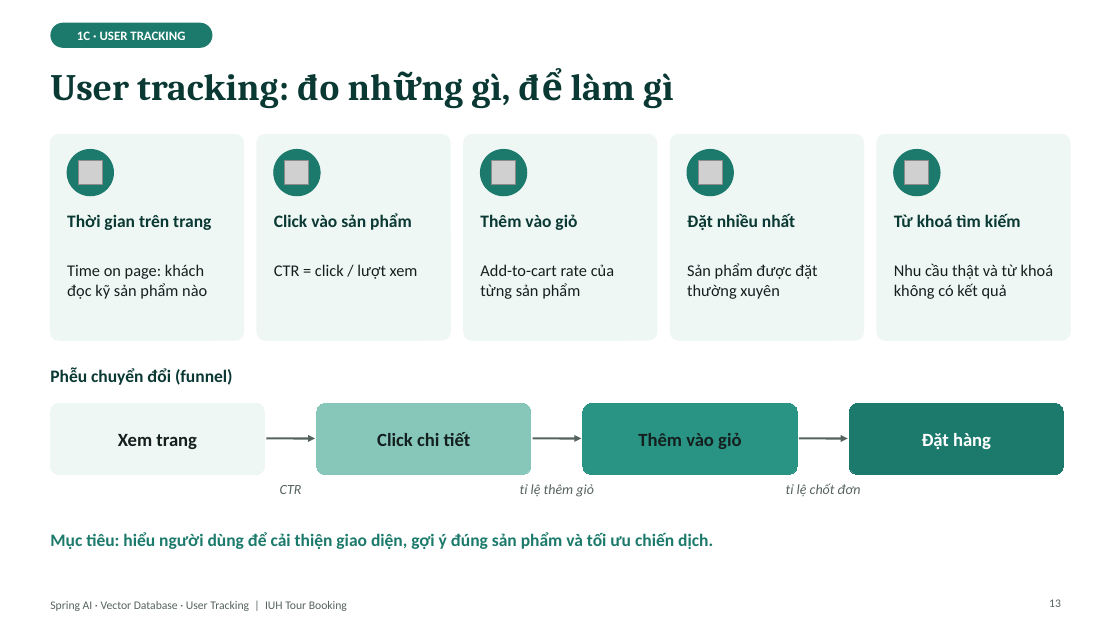
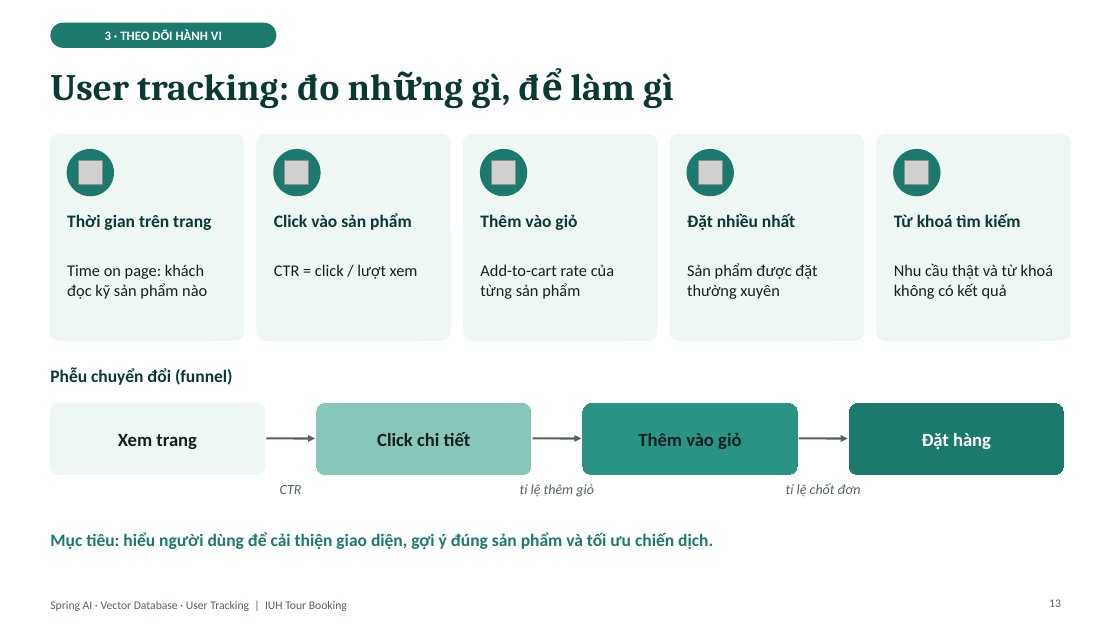
Before and after one commit to kanele05/project_www, a slide deck: slide 13 of docs/presentation/SpringAI_VectorDB_UserTracking.pptx. Drawn at 1120x630 pixels with LibreOffice and Linux fonts; fonts in the diff are those of the drawing; grey boxes stand for pictures. Boxes give left, top, right and bottom in pixels: in the first picture for what was removed or moved away, otherwise in the second. Text is boxed around its words. In the diff, an @@ line names an element or a change of style, - is before the commit and + after.

```diff
--- a/docs/presentation/SpringAI_VectorDB_UserTracking.pptx
+++ b/docs/presentation/SpringAI_VectorDB_UserTracking.pptx
@@ rounded rectangle "3 · THEO DÕI HÀNH ...": place and size @@
-rounded rectangle "3 · THEO DÕI HÀNH ..." at (50,23,213,48)
+rounded rectangle "3 · THEO DÕI HÀNH ..." at (50,23,276,48)
@@ text in rounded rectangle at (105,29,222,40): text changed @@
-1C · USER TRACKING
+3 · THEO DÕI HÀNH VI
```
Also in this commit, not shown: 17 other slides changed, 15 slides removed.
